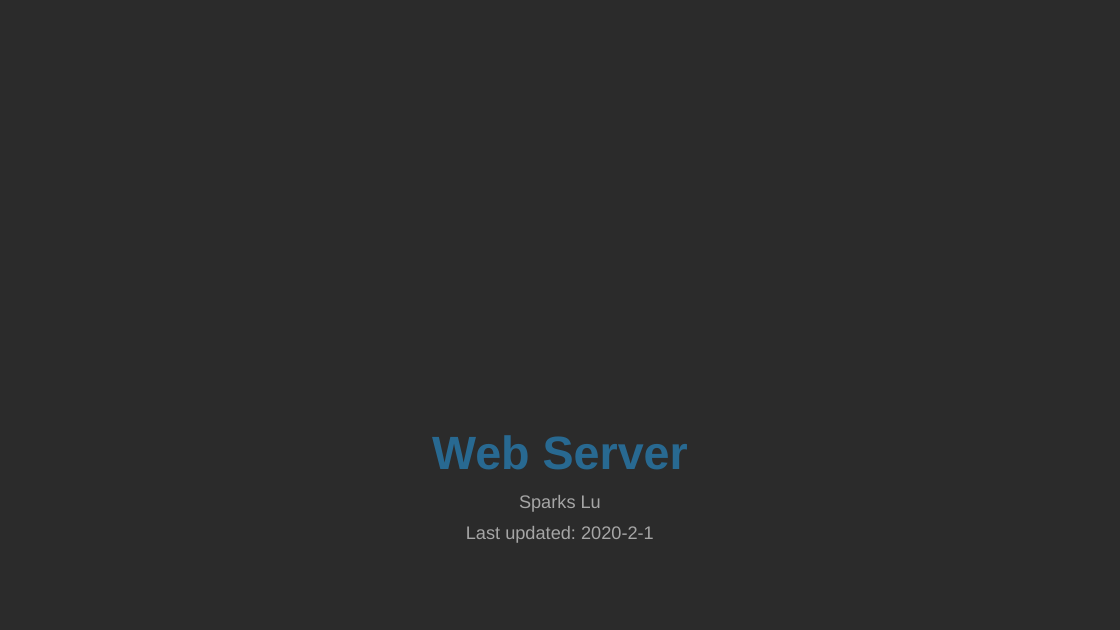
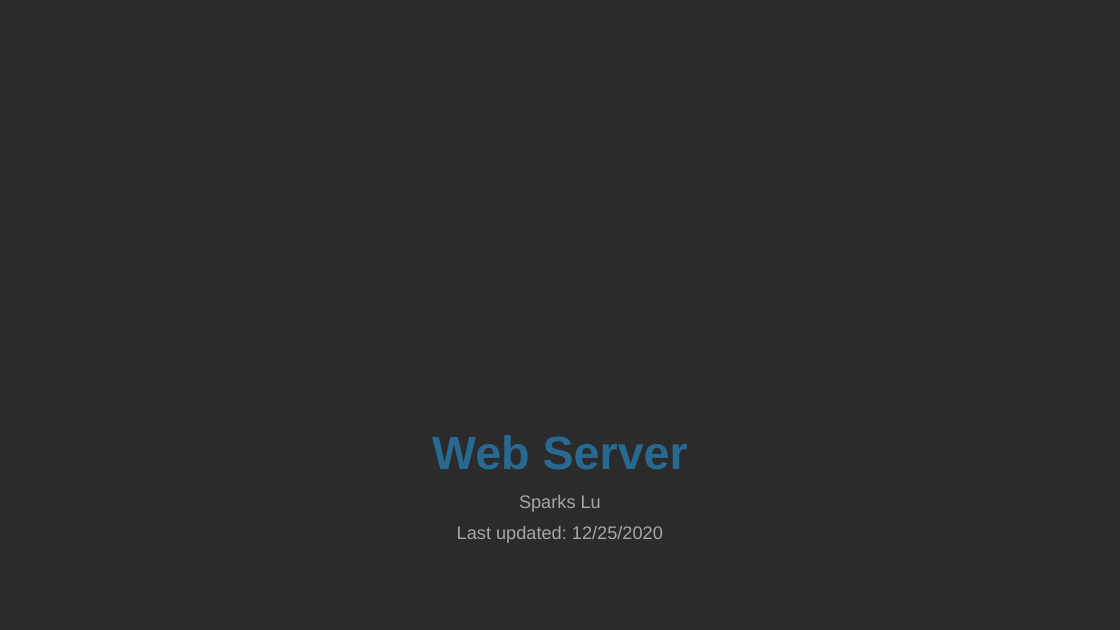
Before and after one commit to Sparks-Lu/TechNotes, a slide deck: slide 1 of Web/Server-Notes.pptx. Drawn at 1120x630 pixels with LibreOffice and Linux fonts; fonts in the diff are those of the drawing; background and template pictures are left out; a plain dark background stands for a picture behind light text. Boxes give left, top, right and bottom in pixels: in the first picture for what was removed or moved away, otherwise in the second. Text is boxed around its words. In the diff, an @@ line names an element or a change of style, - is before the commit and + after.

```diff
--- a/Web/Server-Notes.pptx
+++ b/Web/Server-Notes.pptx
@@ subtitle at (x1=457, y1=526, x2=663, y2=543): text changed @@
-Last updated: 2020-2-1
+Last updated: 12/25/2020
```
Also in this commit, not shown: 2 slides added, 8 other files.
